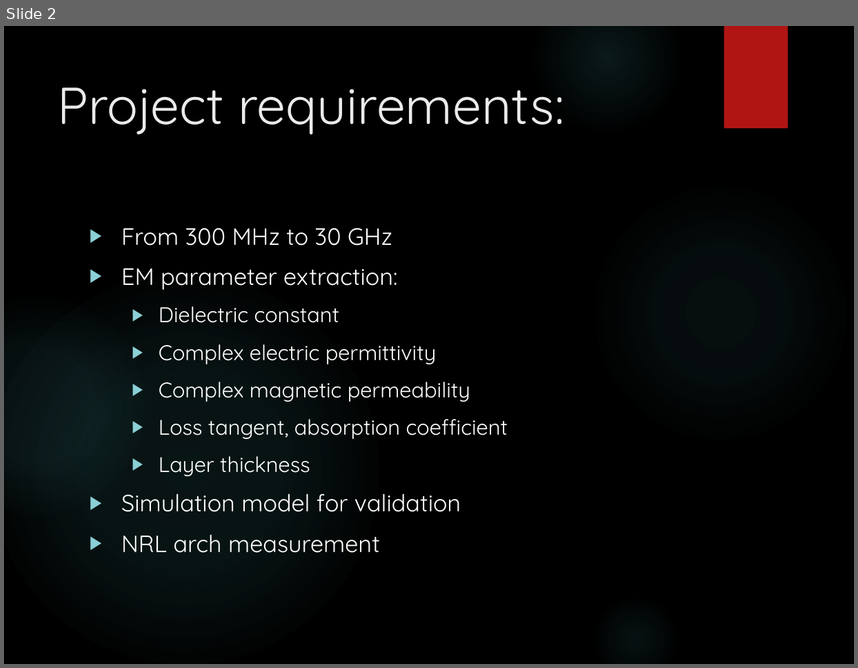
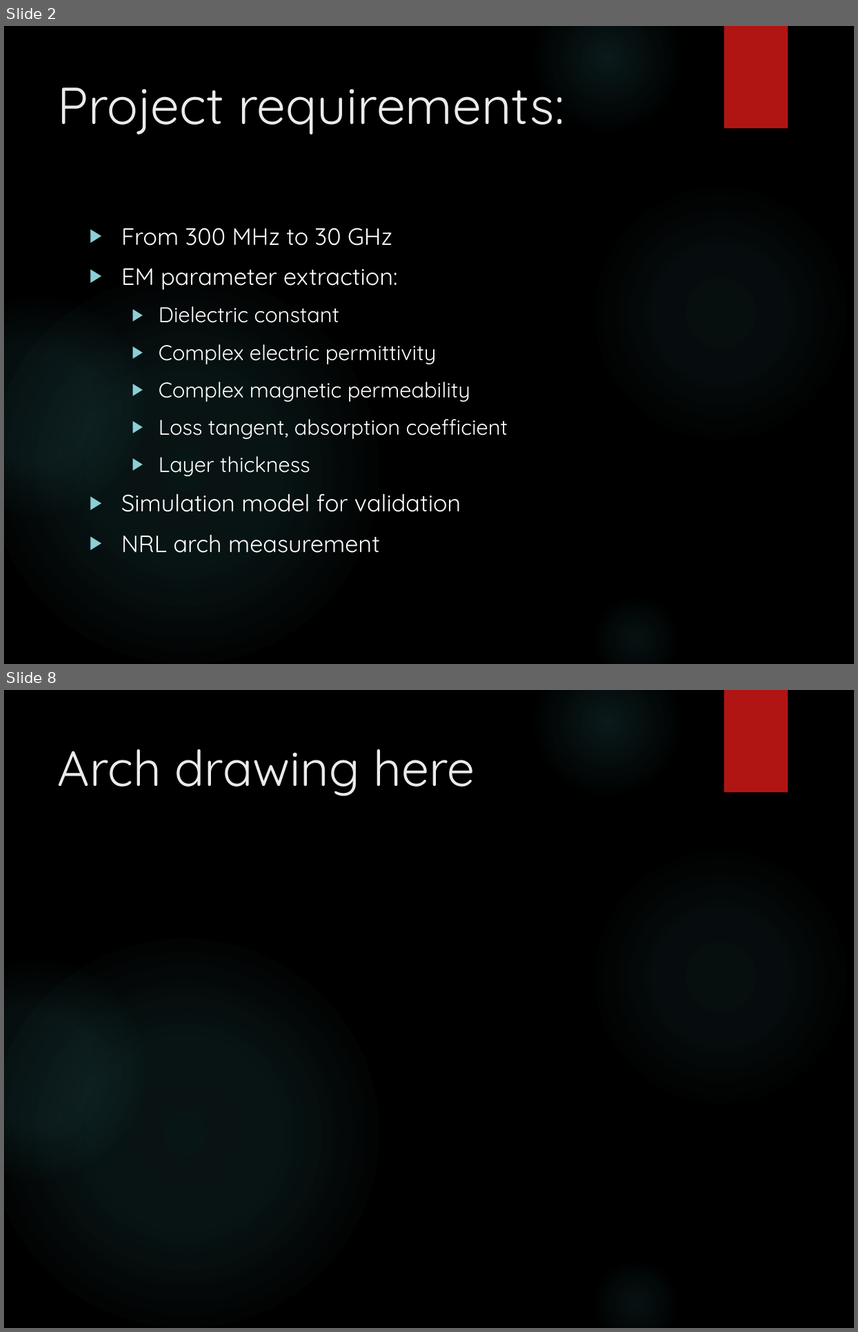
Before and after one commit to trankhiemha/ECE412-413-Capstone-Project-N3, a slide deck: Capstone project proposal presentation.pptx. Shown one above the other, each under a label of ours: slide 2 before the commit, slides 2 and 8 after it; the slides between them are not shown. The pictures are 858x668 and 858x1332 pixels, drawn with LibreOffice and Linux fonts; fonts in the diff are those of the drawing; background and template pictures are left out. Boxes give left, top, right and bottom in pixels: in the first picture for what was removed or moved away, otherwise in the second. Text is boxed around its words. In the diff, an @@ line names an element or a change of style, - is before the commit and + after.

```diff
--- a/Capstone project proposal presentation.pptx
+++ b/Capstone project proposal presentation.pptx
@@ slide 8 added at [4,690,854,1328], background picture (left out); not listed: 6 template elements that a slide beside it also shows @@
@@ title added at [58,749,475,796], 42 pt, text #EBEBEB @@
+Arch drawing here
```
Also in this commit, not shown: 9 slides changed, 3 other slides added, 1 slide removed.
